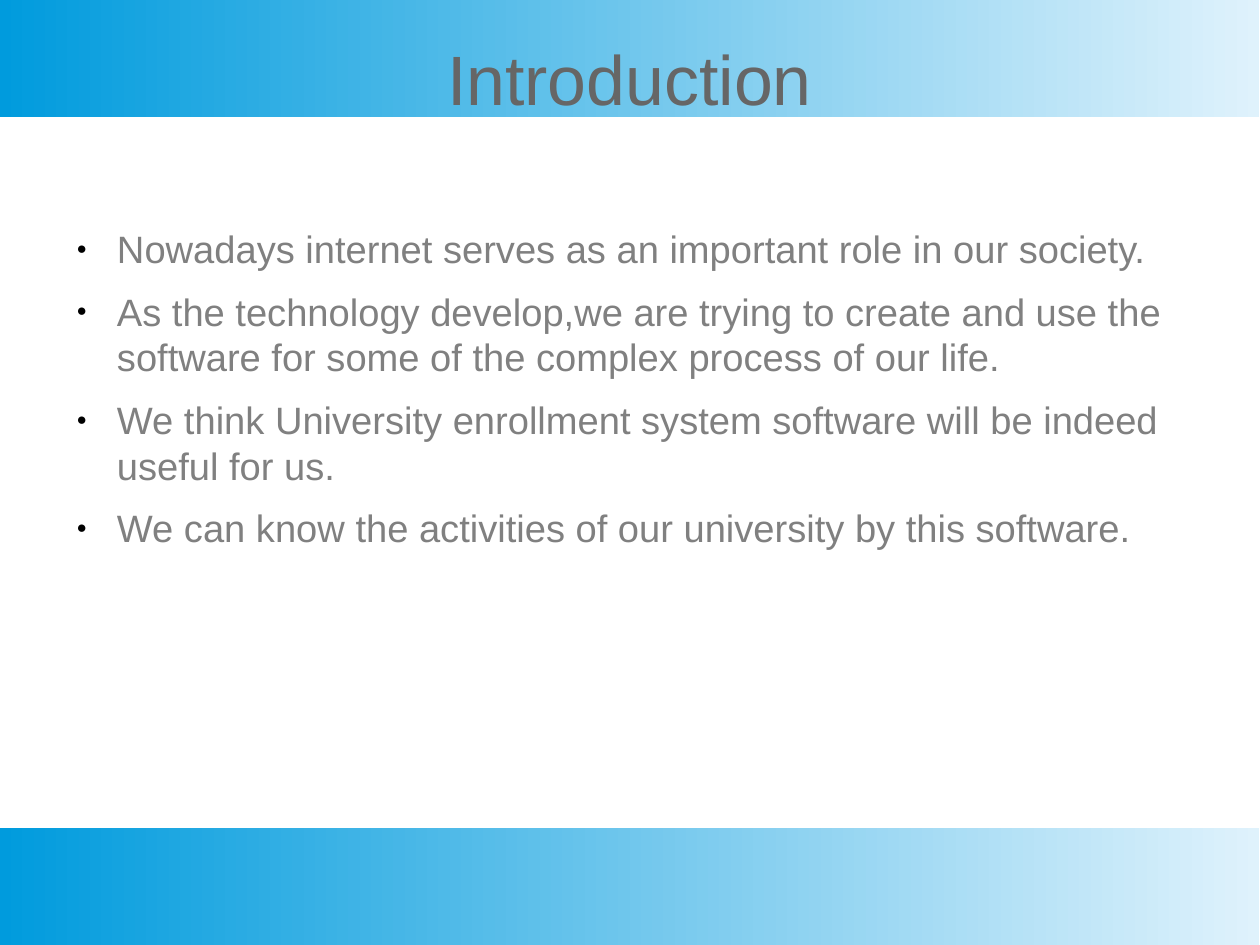
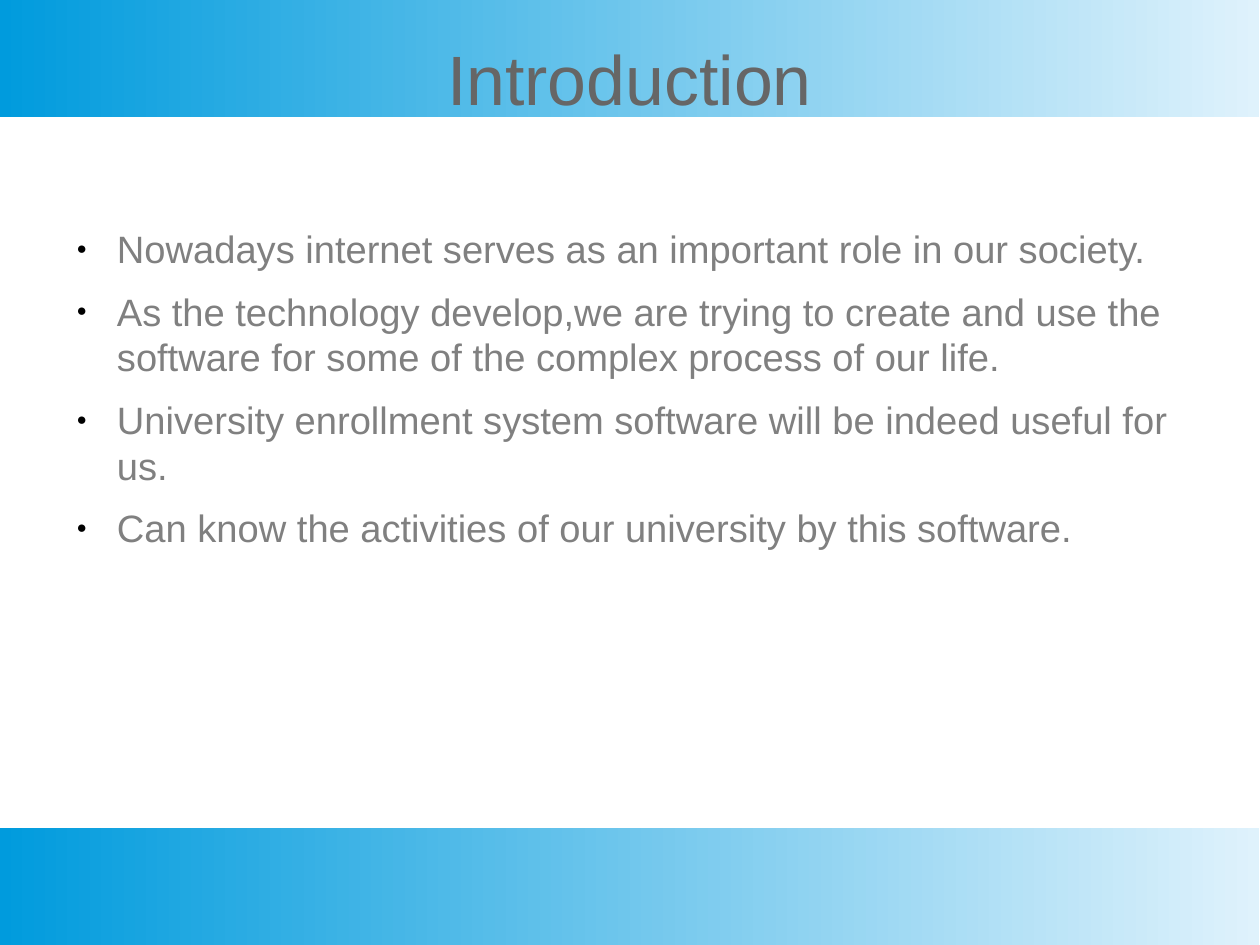
Before and after one commit to heinyekyaw/URSPPP, a slide deck: slide 5 of shout yay.pptx (slide 3 before the commit). Drawn at 1260x945 pixels with LibreOffice and Linux fonts; fonts in the diff are those of the drawing. Boxes give left, top, right and bottom in pixels: in the first picture for what was removed or moved away, otherwise in the second. Text is boxed around its words. In the diff, an @@ line names an element or a change of style, - is before the commit and + after.

```diff
--- a/shout yay.pptx
+++ b/shout yay.pptx
@@ text at <box>117,406,1166,550</box>: text changed @@
-● We think University enrollment system software will be indeed useful for us.
-● We can know the activities of our university by this software.
+● University enrollment system software will be indeed useful for us.
+● Can know the activities of our university by this software.
```
Also in this commit, not shown: 4 other slides changed, 12 slides added.
